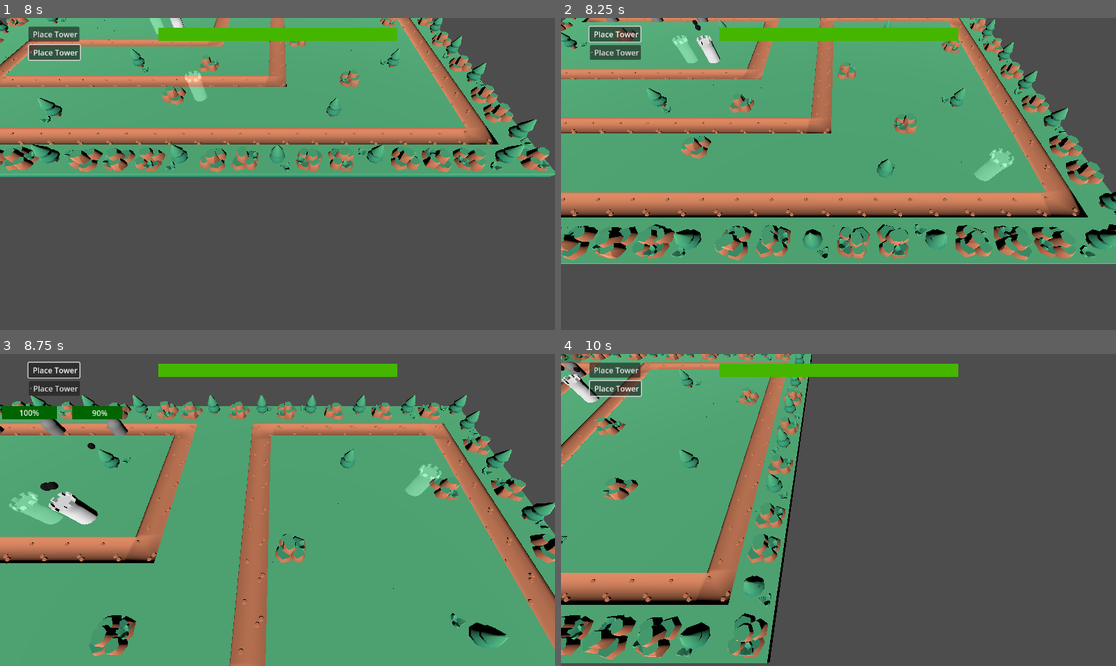
Above: before the commit, frames 1-4 (two rows, left to right).
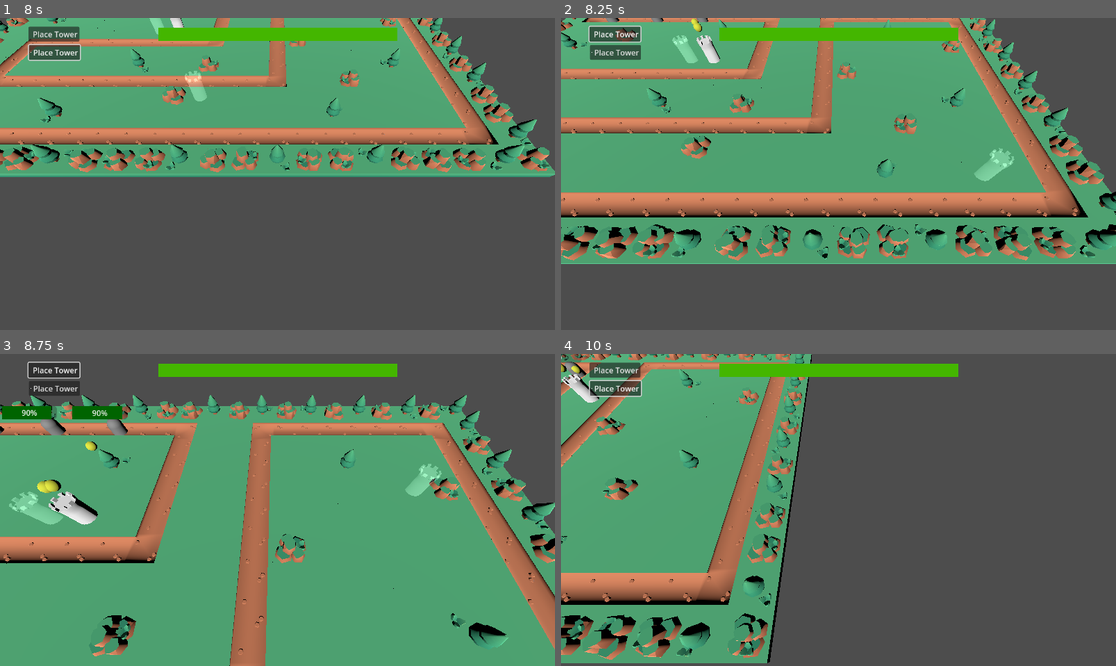
Above: after the commit, the same moments.

Repository: vhladko/tower_defence
Game: Godot game, scene res://main.tscn
Same seed, same stepped clock (60 frames per second), same inputs: the game is played once before the commit and once after it.
Inputs (mouse positions are in pixels of both pictures, inside the frame that each line leads up to):
- Up to frame 1 (8 s): click "Place Tower" at 0.5 s; click "Place Tower" at 1.25 s; tap Enter at 2 s; move the mouse to (399, 158) at 2.02 s; hold Right (ui_right) 2.03-2.78 s; tap Mouse wheel up (zoom_in) every 1.5 s from 2.1 to 6.6 s; click (399, 158) at 2.17 s; move the mouse to (166, 189) at 2.77 s; hold Down (ui_down) 2.78-3.53 s; tap Mouse wheel down (zoom_out) every 1.5 s from 2.85 to 7.35 s; move the mouse to (333, 105) at 3.52 s; hold Right (ui_right) 3.53-4.28 s; move the mouse to (249, 236) at 4.27 s; hold Up (ui_up) 4.28-5.03 s; click (249, 236) at 4.42 s; move the mouse to (444, 220) at 5.02 s; hold Left (ui_left) 5.03-6.53 s; move the mouse to (111, 127) at 5.77 s; move the mouse to (305, 174) at 6.52 s; hold Down (ui_down) 6.53-7.28 s; click (305, 174) at 6.67 s; move the mouse to (194, 96) at 7.27 s; hold Right (ui_right) from 7.28 s (still down)
- Up to frame 2 (8.25 s): move the mouse to (960, 158) at 8.02 s; release Right (ui_right) at 8.03 s; hold Up (ui_up) from 8.03 s (still down); tap Mouse wheel up (zoom_in) at 8.1 s
- Up to frame 3 (8.75 s): keep holding Up (ui_up)
- Up to frame 4 (10 s): move the mouse to (727, 525) at 8.77 s; release Up (ui_up) at 8.78 s; hold Right (ui_right) 8.78-9.53 s; tap Mouse wheel down (zoom_out) at 8.85 s; click (727, 525) at 8.92 s; move the mouse to (894, 441) at 9.52 s; hold Down (ui_down) from 9.53 s (still down); tap Mouse wheel up (zoom_in) at 9.6 s

Frame 1 is identical in both runs. In frame 2, less than 0.1% of the frame differs, in the area x 23-26%, y 0-5%; in frame 3, 0.3%, in the area x 3-18%, y 16-45%; in frame 4, less than 0.1%.

Commit message:
Created splash bullet

Diff:
--- a/resources/bullet/base_bullet.gd
+++ b/resources/bullet/base_bullet.gd
@@ -10,6 +10,7 @@
 func _ready() -> void:
 	speed = bullet_data.speed
 	damage = bullet_data.damage
+	connect("body_entered", _on_body_entered)
 
 func _physics_process(delta: float) -> void:
 	if not is_instance_valid(target):
--- /dev/null
+++ b/scenes/bullet/splash/splash_bullet.gd
@@ -0,0 +1,57 @@
+extends BaseBullet
+
+@export var splash_radius: float
+
+var mobs_to_hit: Array[Node3D]
+var splash_area: Area3D
+
+func _ready() -> void:
+	super()
+	splash_area = create_splash_area()
+	splash_area.global_transform.origin = global_transform.origin
+	add_child(splash_area)
+
+func create_splash_area() -> Area3D:
+	var splash_area = Area3D.new()
+
+	var collision_shape = CollisionShape3D.new()
+	var sphere_shape = SphereShape3D.new()
+	print(splash_radius)
+	sphere_shape.radius = splash_radius
+	collision_shape.shape = sphere_shape
+
+	splash_area.add_child(collision_shape)
+
+	splash_area.collision_layer = 1
+	splash_area.collision_mask = 3
+
+	splash_area.connect("body_entered",  _on_splash_area_entered)
+	splash_area.connect("body_exited",  _on_splash_area_exited)
+
+	return splash_area
+
+func _physics_process(delta: float) -> void:
+	super(delta)
+	splash_area.global_transform.origin = global_transform.origin
+
+
+func check_is_mob(body: Node3D) -> bool:
+	return is_instance_valid(body) && body.has_method("get_hit")
+
+func splash_attack() -> void:
+		for body in mobs_to_hit:
+			body.get_hit(damage);
+
+func _on_splash_area_entered(body: Node3D):
+	if check_is_mob(body):
+		mobs_to_hit.append(body)
+
+func _on_splash_area_exited(body: Node3D):
+	if check_is_mob(body) && body in mobs_to_hit:
+		mobs_to_hit.erase(body)
+
+
+func _on_body_entered(body: Node3D) -> void:
+	if is_instance_valid(target) && body == target && body.has_method("get_hit"):
+		splash_attack()
+		queue_free()
--- /dev/null
+++ b/scenes/bullet/splash/splash_bullet.tscn
@@ -0,0 +1,34 @@
+[gd_scene load_steps=7 format=3 uid="uid://cdqsos0nsjqyf"]
+
+[ext_resource type="Script" uid="uid://cg46dwyej81qj" path="res://scenes/bullet/splash/splash_bullet.gd" id="1_pjdgj"]
+[ext_resource type="Script" uid="uid://c12bs55h5gtcx" path="res://resources/bullet/bullet_data.gd" id="2_mowhy"]
+
+[sub_resource type="Resource" id="Resource_8i0ki"]
+script = ExtResource("2_mowhy")
+speed = 10.0
+damage = 10.0
+type = ""
+metadata/_custom_type_script = "uid://c12bs55h5gtcx"
+
+[sub_resource type="StandardMaterial3D" id="StandardMaterial3D_mowhy"]
+albedo_color = Color(0.899152, 0.918185, 0.248344, 1)
+
+[sub_resource type="SphereMesh" id="SphereMesh_mowhy"]
+material = SubResource("StandardMaterial3D_mowhy")
+radius = 0.3
+height = 0.6
+
+[sub_resource type="SphereShape3D" id="SphereShape3D_8i0ki"]
+radius = 0.3
+
+[node name="SplashBullet" type="Area3D"]
+script = ExtResource("1_pjdgj")
+splash_radius = 5.0
+bullet_data = SubResource("Resource_8i0ki")
+metadata/_custom_type_script = "uid://kfym3qx8hfdr"
+
+[node name="MeshInstance3D" type="MeshInstance3D" parent="."]
+mesh = SubResource("SphereMesh_mowhy")
+
+[node name="CollisionShape3D" type="CollisionShape3D" parent="."]
+shape = SubResource("SphereShape3D_8i0ki")
--- a/scenes/towers/multiple_tower/multiple_tower.tscn
+++ b/scenes/towers/multiple_tower/multiple_tower.tscn
@@ -1,7 +1,7 @@
 [gd_scene load_steps=6 format=3 uid="uid://dcdqdc4uedhly"]
 
 [ext_resource type="Script" uid="uid://bl0ix4nov3eq3" path="res://scenes/towers/multiple_tower/multiple_tower.gd" id="1_qdcns"]
-[ext_resource type="PackedScene" uid="uid://c4j1wx8jfaikd" path="res://scenes/bullet/default_bullet.tscn" id="2_54174"]
+[ext_resource type="PackedScene" uid="uid://cdqsos0nsjqyf" path="res://scenes/bullet/splash/splash_bullet.tscn" id="2_54174"]
 [ext_resource type="PackedScene" uid="uid://2bxeqeclsv2r" path="res://assets/tower.glb" id="2_qdcns"]
 [ext_resource type="Script" uid="uid://bshewrcjb2cd1" path="res://resources/building/building_data.gd" id="3_acmey"]
 
Not shown, added: scenes/bullet/splash/splash_bullet.gd.uid
Not shown, added: scenes/bullet/splash/splash_bullet.tscn32281743744.tmp
